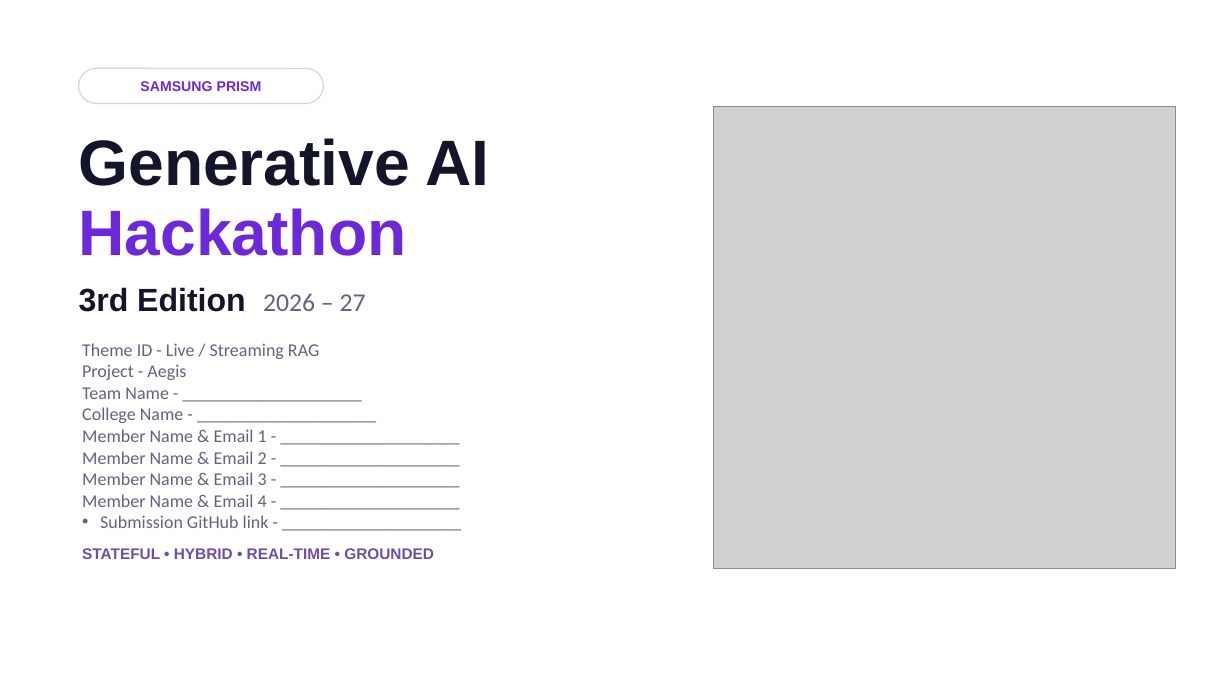
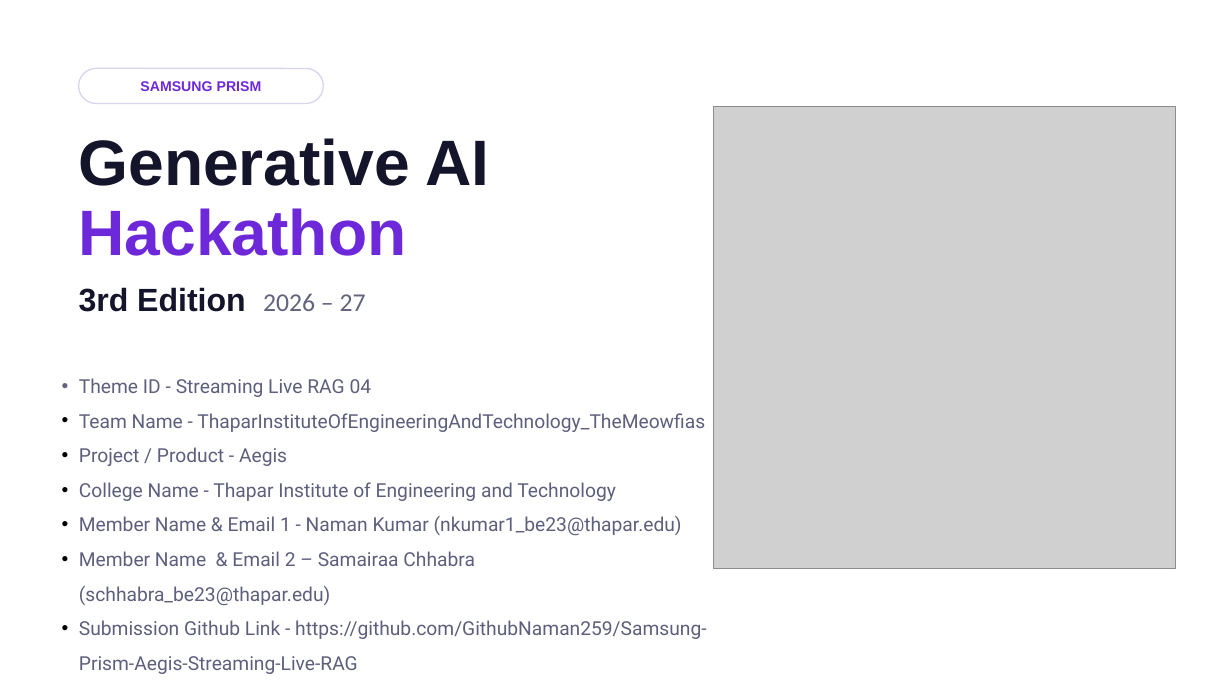
Before and after one commit to GithubNaman259/Samsung-Prism-Aegis-Streaming-Live-RAG, a slide deck: slide 1 of Aegis_Samsung_PRISM.pptx. Drawn at 1232x693 pixels with LibreOffice and Linux fonts; fonts in the diff are those of the drawing; grey boxes stand for pictures. Boxes give left, top, right and bottom in pixels: in the first picture for what was removed or moved away, otherwise in the second. Text is boxed around its words. In the diff, an @@ line names an element or a change of style, - is before the commit and + after.

```diff
--- a/Aegis_Samsung_PRISM.pptx
+++ b/Aegis_Samsung_PRISM.pptx
@@ text at bbox=[79, 378, 706, 674]: text changed; size 14 to 15 pt; font Calibri to Roboto; text colour #63637E to #5E5F7D @@
-• Theme ID - Live / Streaming RAG
-  Project - Aegis
-  Team Name - ____________________
-  College Name - ____________________
-  Member Name & Email 1 - ____________________
-  Member Name & Email 2 - ____________________
-  Member Name & Email 3 - ____________________
-  Member Name & Email 4 - ____________________
-  Submission GitHub link - ____________________
+• Theme ID - Streaming Live RAG 04
+• Team Name - ThaparInstituteOfEngineeringAndTechnology_TheMeowfias
+• Project / Product - Aegis
+• College Name - Thapar Institute of Engineering and Technology
+• Member Name & Email 1 - Naman Kumar (nkumar1_be23@thapar.edu)
+• Member Name & Email 2 – Samairaa Chhabra (schhabra_be23@thapar.edu)
+• Submission Github Link - https://github.com/GithubNaman259/Samsung-Prism-Aegis-Streaming-Live-RAG
@@ text removed at bbox=[82, 548, 434, 559] @@
-STATEFUL • HYBRID • REAL-TIME • GROUNDED
```
Also in this commit, not shown: 9 other slides changed, 2 slides added, 2 slides removed.
